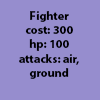
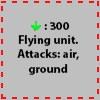
Layers edited between the first and the second 100 x 100 image:
added layer "Layer 1" above ": 300 Flying unit. Attacks: air, ground" over box(31, 21, 41, 31)
renamed "Fighter cost: 300 hp: 100 attacks: air, ground" to ": 300 Flying unit. Attacks: air, ground", painted on it over box(17, 11, 79, 79)
added group "Group 1" with 4 layers above "Background" over box(1, 1, 99, 99)
added layer "Layer 4 copy 8" in group "Group 1" over box(1, 6, 3, 99)
added layer "Layer 4 copy 6" in group "Group 1" over box(97, 1, 99, 94)
added layer "Layer 4 copy 7" in group "Group 1" over box(1, 1, 94, 3)
added layer "Layer 4 copy 5" in group "Group 1" over box(1, 97, 94, 99)
painted on "Background" over box(0, 0, 100, 100)
